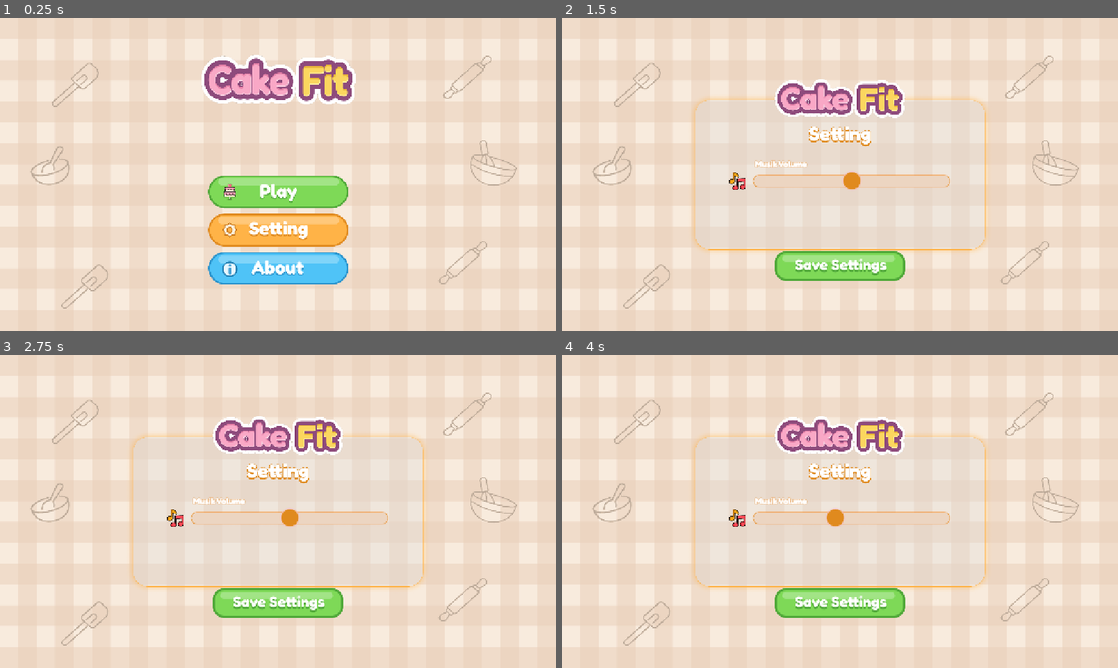
Above: before the commit, frames 1-4 (two rows, left to right).
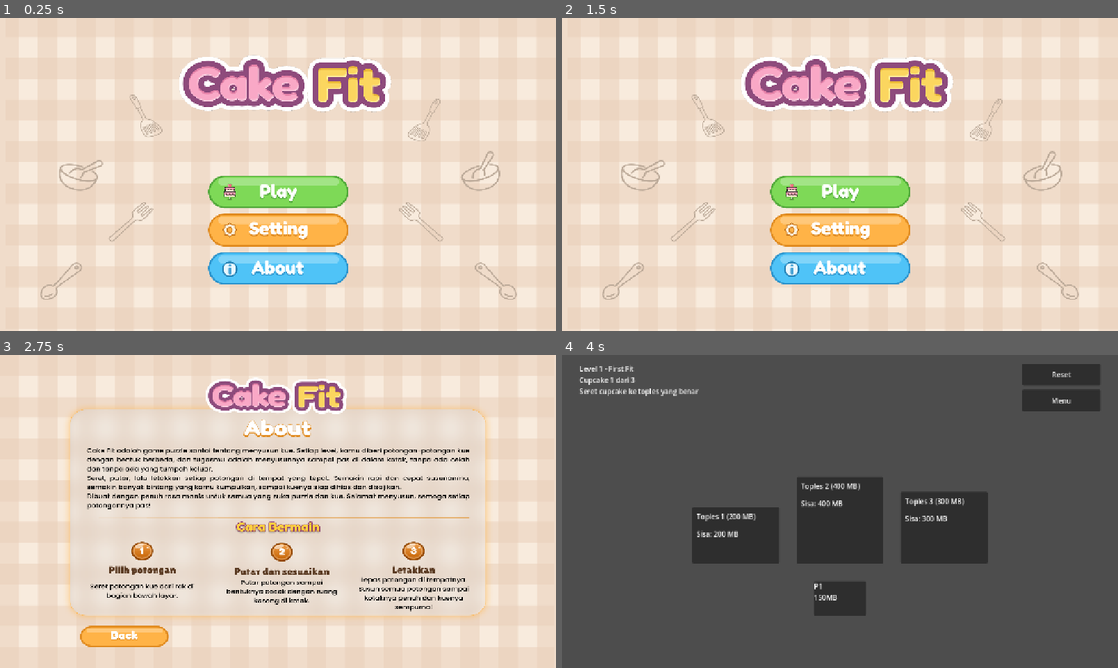
Above: after the commit, the same moments.

Repository: IkmalFirmansyah/cakefit
Game: Godot game, scene res://main_menu.tscn
The game is run twice, just before and just after one commit, with the same random seed, the same clock (stepped at 60 frames per second) and the same inputs.
Inputs (mouse positions are in pixels of both pictures, inside the frame that each line leads up to):
- Up to frame 1 (0.25 s): no input
- Up to frame 2 (1.5 s): click (834, 227) at 0.5 s; click (840, 265) at 1.25 s
- Up to frame 3 (2.75 s): click (278, 605) at 2 s, where only the run after the commit has a clickable "ABOUT"
- Up to frame 4 (4 s): click (684, 636) at 2.77 s; click (834, 520) at 3.52 s

The runs differ from the first frame. In frame 1, 8.1% of the frame differs, in the area x 1-94%, y 6-100%; in frame 2, 18%; in frame 3, 17%; in frame 4, 100%, in the area x 0-100%, y 0-100%.

Commit message:
Add files via upload
Sudah Tambah Backsound

Diff:
--- /dev/null
+++ b/about.gd
@@ -0,0 +1,4 @@
+extends Control
+
+func _on_button_pressed() -> void:
+	get_tree().change_scene_to_file("res://main_menu.tscn")
--- a/about.tscn
+++ b/about.tscn
@@ -1,6 +1,17 @@
 [gd_scene format=3 uid="uid://d2b035sojg1lu"]
 
-[ext_resource type="Texture2D" uid="uid://krjl4p811rat" path="res://assets/images/Background Setting .png" id="1_4q2eq"]
+[ext_resource type="Script" uid="uid://lil4bh3obsvl" path="res://about.gd" id="1_pp48r"]
+[ext_resource type="Texture2D" uid="uid://cb3urheotby1o" path="res://Tampilan About.png" id="2_k56y8"]
+
+[sub_resource type="StyleBoxEmpty" id="StyleBoxEmpty_2y0t1"]
+
+[sub_resource type="StyleBoxEmpty" id="StyleBoxEmpty_hhjeg"]
+
+[sub_resource type="StyleBoxEmpty" id="StyleBoxEmpty_nko1m"]
+
+[sub_resource type="StyleBoxEmpty" id="StyleBoxEmpty_8urnq"]
+
+[sub_resource type="StyleBoxEmpty" id="StyleBoxEmpty_d0u8c"]
 
 [node name="About" type="Control" unique_id=206117999]
 layout_mode = 3
@@ -9,6 +20,7 @@
 anchor_bottom = 1.0
 grow_horizontal = 2
 grow_vertical = 2
+script = ExtResource("1_pp48r")
 
 [node name="TextureRect" type="TextureRect" parent="." unique_id=1746922385]
 layout_mode = 1
@@ -17,5 +29,19 @@
 anchor_bottom = 1.0
 grow_horizontal = 2
 grow_vertical = 2
-texture = ExtResource("1_4q2eq")
+texture = ExtResource("2_k56y8")
 expand_mode = 1
+
+[node name="Button" type="Button" parent="." unique_id=2027473356]
+layout_mode = 0
+offset_left = 184.0
+offset_top = 621.0
+offset_right = 389.0
+offset_bottom = 673.0
+theme_override_styles/normal = SubResource("StyleBoxEmpty_2y0t1")
+theme_override_styles/pressed = SubResource("StyleBoxEmpty_hhjeg")
+theme_override_styles/hover = SubResource("StyleBoxEmpty_nko1m")
+theme_override_styles/disabled = SubResource("StyleBoxEmpty_8urnq")
+theme_override_styles/focus = SubResource("StyleBoxEmpty_d0u8c")
+
+[connection signal="pressed" from="Button" to="." method="_on_button_pressed"]
--- a/main_menu.tscn
+++ b/main_menu.tscn
@@ -1,11 +1,11 @@
 [gd_scene format=3 uid="uid://deco23oppnhs"]
 
 [ext_resource type="Script" uid="uid://dvhtm8h0psbr8" path="res://main_menu.gd" id="1_06t4h"]
-[ext_resource type="Texture2D" uid="uid://krjl4p811rat" path="res://assets/images/Background Setting .png" id="2_nlkkf"]
-[ext_resource type="Texture2D" uid="uid://y3uw3m0uih2j" path="res://assets/images/Logo.png" id="3_qe12f"]
-[ext_resource type="Texture2D" uid="uid://51i0854pf525" path="res://assets/images/Tombol Setting .png" id="4_8qtwp"]
-[ext_resource type="Texture2D" uid="uid://nt0gt5t5w6mc" path="res://assets/images/Tombol Play.png" id="5_dy7ct"]
-[ext_resource type="Texture2D" uid="uid://dxougn3owwo3v" path="res://assets/images/Tombol About.png" id="6_0o4t1"]
+[ext_resource type="Texture2D" uid="uid://8uyji60sgs3e" path="res://Background.png" id="2_nlkkf"]
+[ext_resource type="Texture2D" uid="uid://y3uw3m0uih2j" path="res://Logo.png" id="3_qe12f"]
+[ext_resource type="Texture2D" uid="uid://51i0854pf525" path="res://Tombol Setting .png" id="4_8qtwp"]
+[ext_resource type="Texture2D" uid="uid://nt0gt5t5w6mc" path="res://Tombol Play.png" id="5_dy7ct"]
+[ext_resource type="Texture2D" uid="uid://dxougn3owwo3v" path="res://Tombol About.png" id="6_0o4t1"]
 
 [sub_resource type="StyleBoxEmpty" id="StyleBoxEmpty_5awyh"]
 
@@ -71,10 +71,10 @@
 anchors_preset = -1
 anchor_right = 1.0
 anchor_bottom = 1.0
-offset_left = 462.5
+offset_left = 411.0
 offset_top = 80.0
-offset_right = -460.5
-offset_bottom = -511.0
+offset_right = -380.0
+offset_bottom = -493.0
 grow_horizontal = 2
 grow_vertical = 2
 texture = ExtResource("3_qe12f")
--- a/project.godot
+++ b/project.godot
@@ -15,6 +15,10 @@
 config/features=PackedStringArray("4.7", "GL Compatibility")
 config/icon="res://icon.svg"
 
+[autoload]
+
+Backsound="*uid://dayngdcb1lfc"
+
 [display]
 
 window/size/viewport_width=1280
--- a/settings.gd
+++ b/settings.gd
@@ -54,3 +54,7 @@
 		print("Settings berhasil disimpan!")
 	else:
 		print("Gagal menyimpan settings!")
+
+
+func _on_button_save_pressed() -> void:
+	get_tree().change_scene_to_file("res://main_menu.tscn")
--- a/settings.tscn
+++ b/settings.tscn
@@ -1,13 +1,13 @@
 [gd_scene format=3 uid="uid://cjjaujahx33nd"]
 
-[ext_resource type="Texture2D" uid="uid://krjl4p811rat" path="res://assets/images/Background Setting .png" id="1_kiwxg"]
-[ext_resource type="Script" uid="uid://nehxyjvgdfpe" path="res://scanes/settings.gd" id="1_vkn1a"]
-[ext_resource type="Texture2D" uid="uid://brcabob7sbp1w" path="res://assets/images/Panel Utama.png" id="2_uw3hw"]
-[ext_resource type="Texture2D" uid="uid://y3uw3m0uih2j" path="res://assets/images/Logo.png" id="3_n27ii"]
-[ext_resource type="Texture2D" uid="uid://0csmece033uv" path="res://assets/images/Group 11.png" id="4_uw3hw"]
-[ext_resource type="Texture2D" uid="uid://do2glhuch133w" path="res://assets/images/Tombol Save.png" id="5_dc65h"]
-[ext_resource type="Texture2D" uid="uid://bb8jbrbw0pb57" path="res://assets/images/Setting Revisi.png" id="6_uw3hw"]
-[ext_resource type="Texture2D" uid="uid://b3vm17xvonw4c" path="res://assets/images/Slider.png" id="7_n27ii"]
+[ext_resource type="Texture2D" uid="uid://krjl4p811rat" path="res://Background Setting .png" id="1_kiwxg"]
+[ext_resource type="Script" uid="uid://nehxyjvgdfpe" path="res://settings.gd" id="1_vkn1a"]
+[ext_resource type="Texture2D" uid="uid://brcabob7sbp1w" path="res://Panel Utama.png" id="2_uw3hw"]
+[ext_resource type="Texture2D" uid="uid://y3uw3m0uih2j" path="res://Logo.png" id="3_n27ii"]
+[ext_resource type="Texture2D" uid="uid://0csmece033uv" path="res://Group 11.png" id="4_uw3hw"]
+[ext_resource type="Texture2D" uid="uid://do2glhuch133w" path="res://Tombol Save.png" id="5_dc65h"]
+[ext_resource type="Texture2D" uid="uid://bb8jbrbw0pb57" path="res://Setting Revisi.png" id="6_uw3hw"]
+[ext_resource type="Texture2D" uid="uid://b3vm17xvonw4c" path="res://Slider.png" id="7_n27ii"]
 
 [sub_resource type="StyleBoxEmpty" id="StyleBoxEmpty_ql73s"]
 
@@ -125,3 +125,5 @@
 theme_override_icons/grabber_highlight = ExtResource("7_n27ii")
 theme_override_styles/slider = SubResource("StyleBoxEmpty_ql73s")
 theme_override_styles/grabber_area = SubResource("StyleBoxFlat_n27ii")
+
+[connection signal="pressed" from="ButtonSave" to="." method="_on_button_save_pressed"]
Not shown, changed: Background Setting .png.import
Not shown, changed: Background.png.import
Not shown, changed: Group 11.png.import
Not shown, changed: Logo.png.import
Not shown, changed: Panel Utama.png.import
Not shown, changed: Setting Revisi.png.import
Not shown, changed: Slider Volume.png.import
Not shown, changed: Slider.png.import
Not shown, added: Tampilan About.png.import
Not shown, added: Tampilan In Game Level 3.png.import
Not shown, added: Tampilan In Game Level 4.png.import
Not shown, added: Tampilan In Game Level 5.png.import
(and 6 more such lines)
